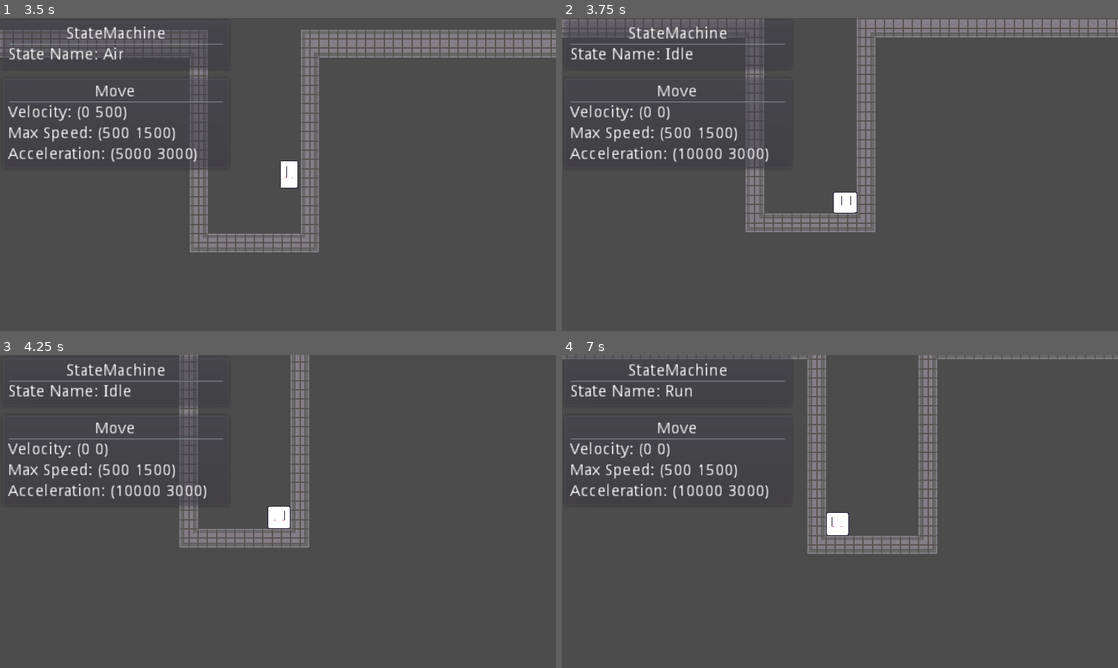
Above: before the commit, frames 1-4 (two rows, left to right).
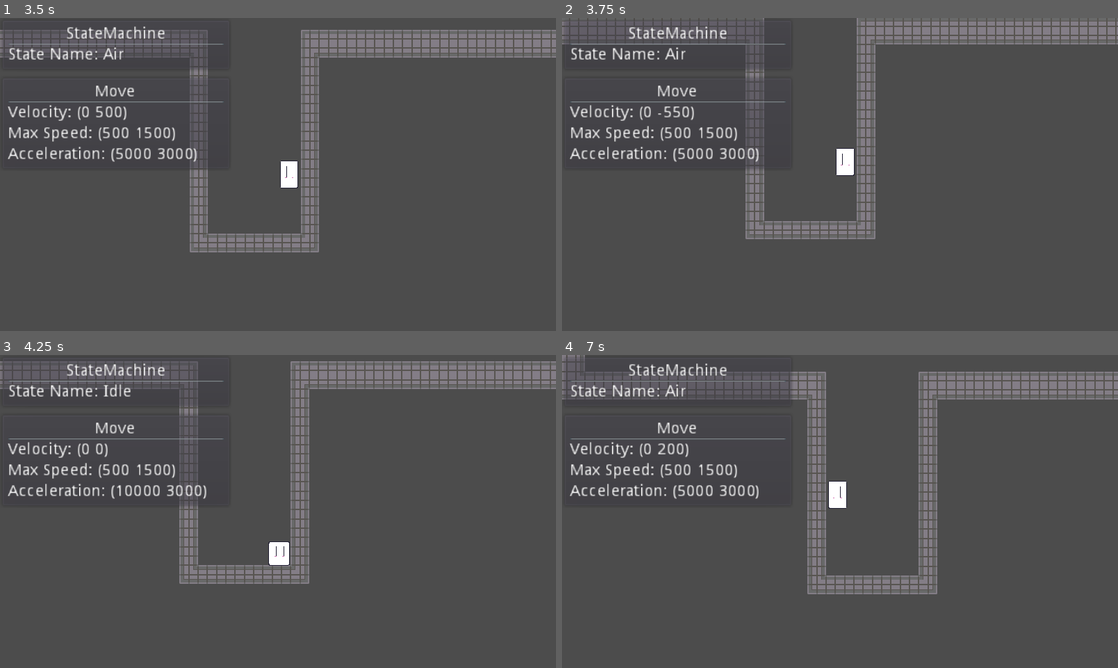
Above: after the commit, the same moments.

Repository: Levrault/Levrault-s-2D-platformer-starter
Game: Godot game, scene res://src/Main/Game.tscn
The game is run twice, just before and just after one commit, with the same random seed, the same clock (stepped at 60 frames per second) and the same inputs.
Inputs (mouse positions are in pixels of both pictures, inside the frame that each line leads up to):
- Up to frame 1 (3.5 s): move the mouse to (116, 111) at 0.52 s; hold Space (jump) 0.53-1.28 s; hold D (move_right) 0.53-2.03 s; click (116, 111) at 0.67 s; move the mouse to (166, 190) at 1.27 s; tap Shift (sprint) at 1.35, 2.85 s; tap Space (jump) at 1.52, 1.55, 1.82, 3.02, 3.05, 3.32 s; move the mouse to (333, 105) at 2.02 s; hold A (move_left) 2.03-2.78 s; hold Space (jump) 2.03-2.78 s; move the mouse to (250, 237) at 2.77 s; hold D (move_right) from 2.78 s (still down); click (250, 237) at 2.92 s
- Up to frame 2 (3.75 s): keep holding D (move_right); move the mouse to (1006, 221) at 3.52 s; hold Space (jump) from 3.53 s (still down)
- Up to frame 3 (4.25 s): keep holding D (move_right); keep holding Space (jump)
- Up to frame 4 (7 s): move the mouse to (673, 464) at 4.27 s; release D (move_right) at 4.28 s; release Space (jump) at 4.28 s; hold A (move_left) 4.28-5.03 s; tap Shift (sprint) at 4.35, 5.85 s; tap Space (jump) at 4.52, 4.55, 4.82, 6.02, 6.05, 6.32 s; move the mouse to (867, 511) at 5.02 s; hold D (move_right) 5.03-5.78 s; hold Space (jump) 5.03-5.78 s; click (867, 511) at 5.17 s; move the mouse to (756, 433) at 5.77 s; hold A (move_left) from 5.78 s (still down); move the mouse to (962, 495) at 6.52 s; hold Space (jump) from 6.53 s (still down)

Frame 1 is identical in both runs. In frame 2, 4.9% of the frame differs, in the area x 0-100%, y 0-71%; in frame 3, 7.5%; in frame 4, 9.3%, in the area x 0-100%, y 0-77%.

Commit message:
feat(player) add jump buffering input

Diff:
--- a/src/Autoload/Events.gd
+++ b/src/Autoload/Events.gd
@@ -3,12 +3,10 @@
 # player
 signal player_moved(player)
 
-
 # menu
 signal menu_route_changed(route)
 
-
 # transitions
 signal transition_started(anim_name)
-signal transition_mid_animated()
-signal transition_finished()
+signal transition_mid_animated
+signal transition_finished
--- a/src/Player/Player.tscn
+++ b/src/Player/Player.tscn
@@ -39,6 +39,10 @@
 [node name="Idle" type="Node" parent="StateMachine/Move"]
 script = ExtResource( 3 )
 
+[node name="JumpInputBuffering" type="Timer" parent="StateMachine/Move/Idle"]
+wait_time = 0.15
+one_shot = true
+
 [node name="Run" type="Node" parent="StateMachine/Move"]
 script = ExtResource( 6 )
 
--- a/src/Player/States/Air.gd
+++ b/src/Player/States/Air.gd
@@ -1,4 +1,8 @@
 extends State
+
+signal jumped
+
+onready var _coyote_time: Timer = $CoyoteTime
 
 export var acceleration_x := 5000.0
 export var jump_impulse := 900.0
@@ -6,11 +10,10 @@
 
 var _jump_count := 0
 
-onready var _coyote_time: Timer = $CoyoteTime
-
 
 func unhandled_input(event: InputEvent) -> void:
 	if event.is_action_pressed("jump"):
+		emit_signal("jumped")
 		if _jump_count < max_jump_count:
 			jump()
 		elif _coyote_time.time_left > 0.0:
--- a/src/Player/States/Idle.gd
+++ b/src/Player/States/Idle.gd
@@ -1,6 +1,7 @@
 extends State
 
 onready var move := get_parent()
+onready var jump_input_buffering: Timer = $JumpInputBuffering
 
 
 func unhandled_input(event: InputEvent) -> void:
@@ -11,13 +12,18 @@
 	if owner.is_on_floor() and move.get_move_direction().x != 0.0:
 		_state_machine.transition_to("Move/Run")
 	elif not owner.is_on_floor():
-		_state_machine.transition_to("Move/Air", { coyote_time = true })
+		_state_machine.transition_to("Move/Air", {coyote_time = true})
 
 
 func enter(msg: Dictionary = {}) -> void:
 	_parent.enter(msg)
 	_parent.velocity = Vector2.ZERO
 
+	if not jump_input_buffering.is_stopped():
+		_state_machine.transition_to("Move/Air", {impulse = true})
+		jump_input_buffering.stop()
+		return
+
 
 func exit() -> void:
 	_parent.exit()
--- a/src/Player/States/Move.gd
+++ b/src/Player/States/Move.gd
@@ -13,12 +13,14 @@
 
 func unhandled_input(event: InputEvent) -> void:
 	if owner.is_on_floor() and event.is_action_pressed("jump"):
-		_state_machine.transition_to("Move/Air", { impulse = true })
+		_state_machine.transition_to("Move/Air", {impulse = true})
 
 
 func physics_process(delta: float) -> void:
 	var direction := get_move_direction()
-	velocity = calculate_velocity(velocity, max_speed, acceleration, decceleration, delta, direction)
+	velocity = calculate_velocity(
+		velocity, max_speed, acceleration, decceleration, delta, direction
+	)
 	# @TODO: should be replace by move_and_slide_with_snap
 	velocity = owner.move_and_slide(velocity, owner.FLOOR_NORMAL)
 
@@ -31,6 +33,11 @@
 func enter(msg: Dictionary = {}) -> void:
 	if "contact" in msg:
 		owner.skin.play("contact")
+	$Air.connect("jumped", $Idle.jump_input_buffering, "start")
+
+
+func exit() -> void:
+	$Air.disconnect("jumped", $Idle.jump_input_buffering, "start")
 
 
 static func calculate_velocity(
@@ -42,7 +49,6 @@
 	move_direction: Vector2,
 	max_speed_fall := 1500.00
 ) -> Vector2:
-
 	var new_velocity := old_velocity
 	new_velocity.y += move_direction.y * acceleration.y * delta
 
@@ -57,7 +63,6 @@
 
 	return new_velocity
 
-
 static func get_move_direction() -> Vector2:
 	return Vector2(
 		Input.get_action_strength("move_right") - Input.get_action_strength("move_left"), 1.0
